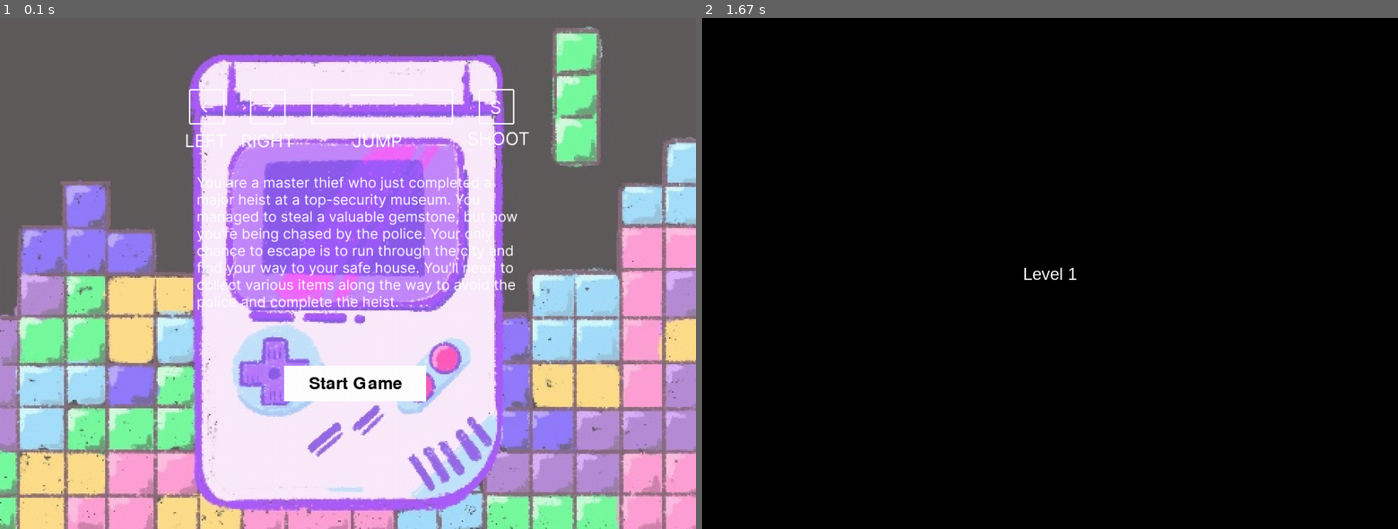
Above: before the commit, frames 1-2 (left to right).
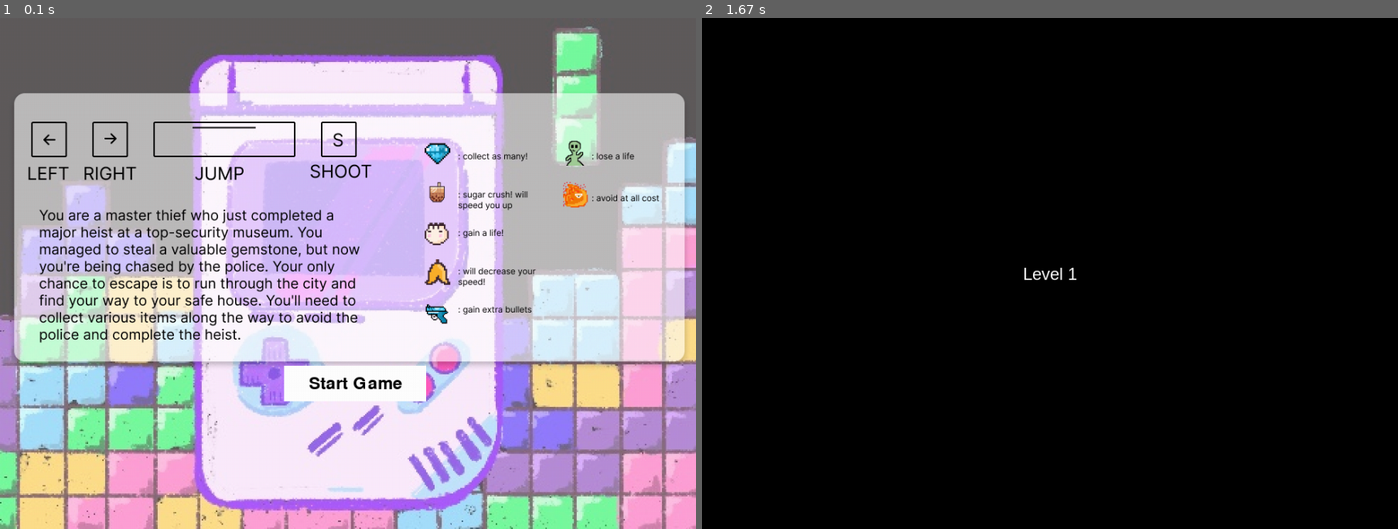
Above: after the commit, the same moments.

Repository: biancafu/pygame_hackathon
Game: pygame game, started from main.py
Same seed, same stepped clock (60 frames per second), same inputs: the game is played once before the commit and once after it.
Inputs:
- Up to frame 1 (0.1 s): no input
- Up to frame 2 (1.67 s): click "Start Game" at 0.38 s

The runs differ from the first frame. In frame 1, 42% of the frame differs, in the area x 2-99%, y 13-68%; in frame 2, nothing differs.

Commit message:
update instructions

Diff:
--- a/main.py
+++ b/main.py
@@ -1341,7 +1341,7 @@
     while True:
         window.blit(BG_IMG, (0,0))
         instruction_image = pygame.image.load("keys.png").convert_alpha()
-        window.blit(instruction_image, (260, 100))
+        window.blit(instruction_image, (10, 100))
 
         # Set up the font
         font = pygame.font.Font(None, 36)
Binary file changed: keys.png
